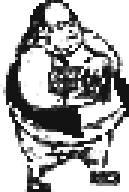
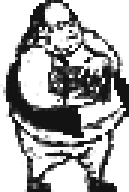
Two versions of the same layered image (129 × 192). Layer-by-layer changes:
painted on "Layer 1" over [6,30,120,192]
